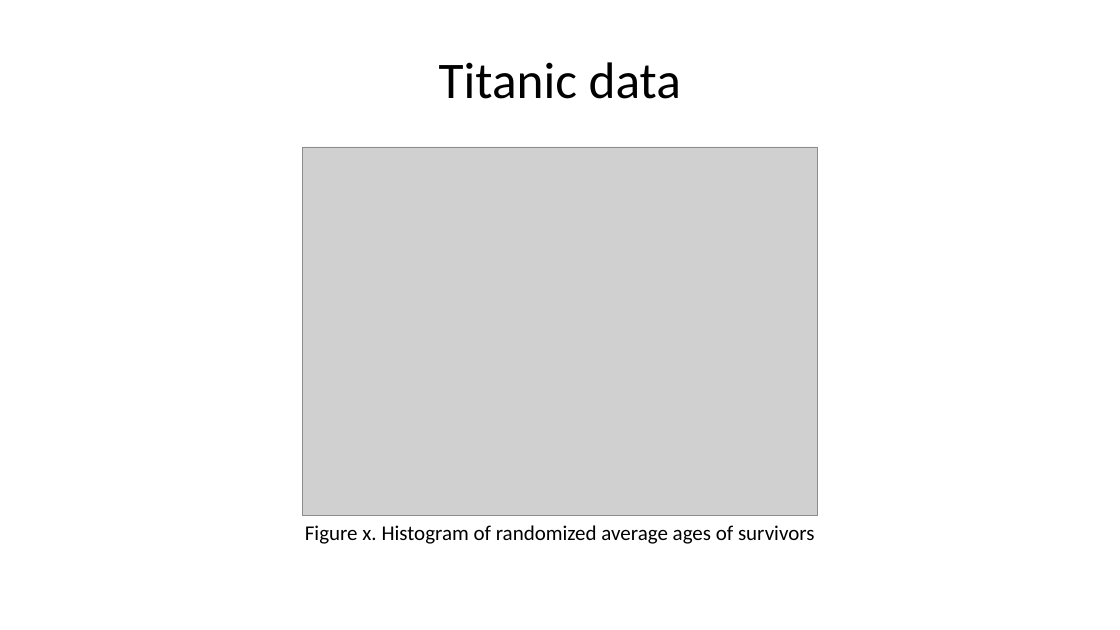
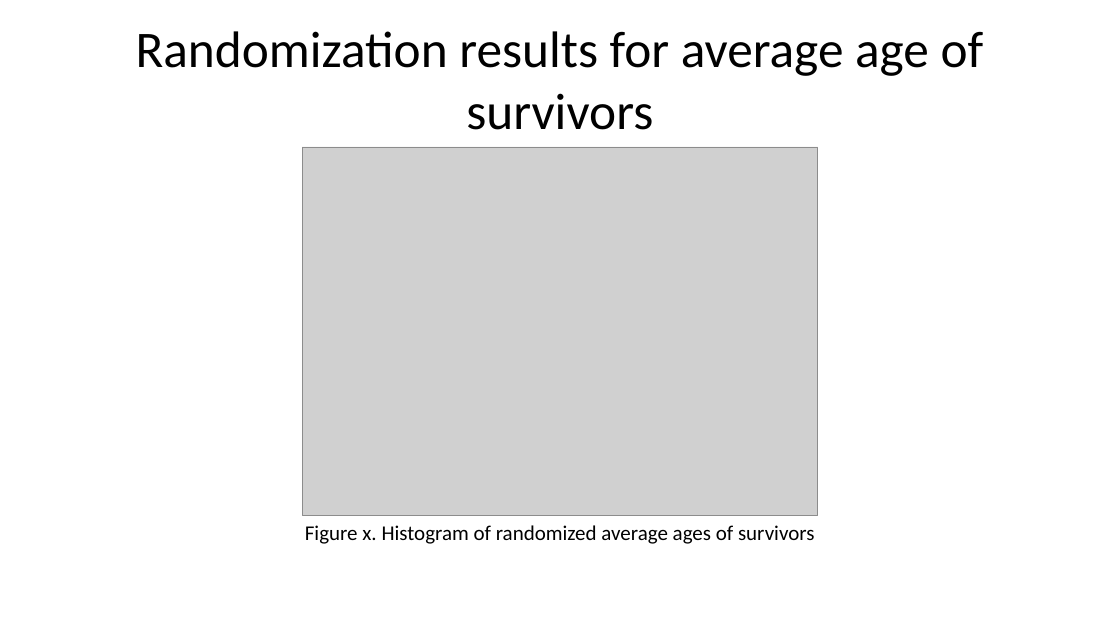
Before and after one commit to pmean/talks, a slide deck: slide 56 of exact-tests/results/exact-and-randomization-tests.pptx. Drawn at 1120x630 pixels with LibreOffice and Linux fonts; fonts in the diff are those of the drawing; grey boxes stand for pictures. Boxes give left, top, right and bottom in pixels: in the first picture for what was removed or moved away, otherwise in the second. Text is boxed around its words. In the diff, an @@ line names an element or a change of style, - is before the commit and + after.

```diff
--- a/exact-tests/results/exact-and-randomization-tests.pptx
+++ b/exact-tests/results/exact-and-randomization-tests.pptx
@@ title at bbox=[136, 31, 984, 130]: text changed @@
-Titanic data
+Randomization results for average age of survivors
```
Also in this commit, not shown: 11 other slides changed, 2 slides added, 3 slides removed, 3 other files.
